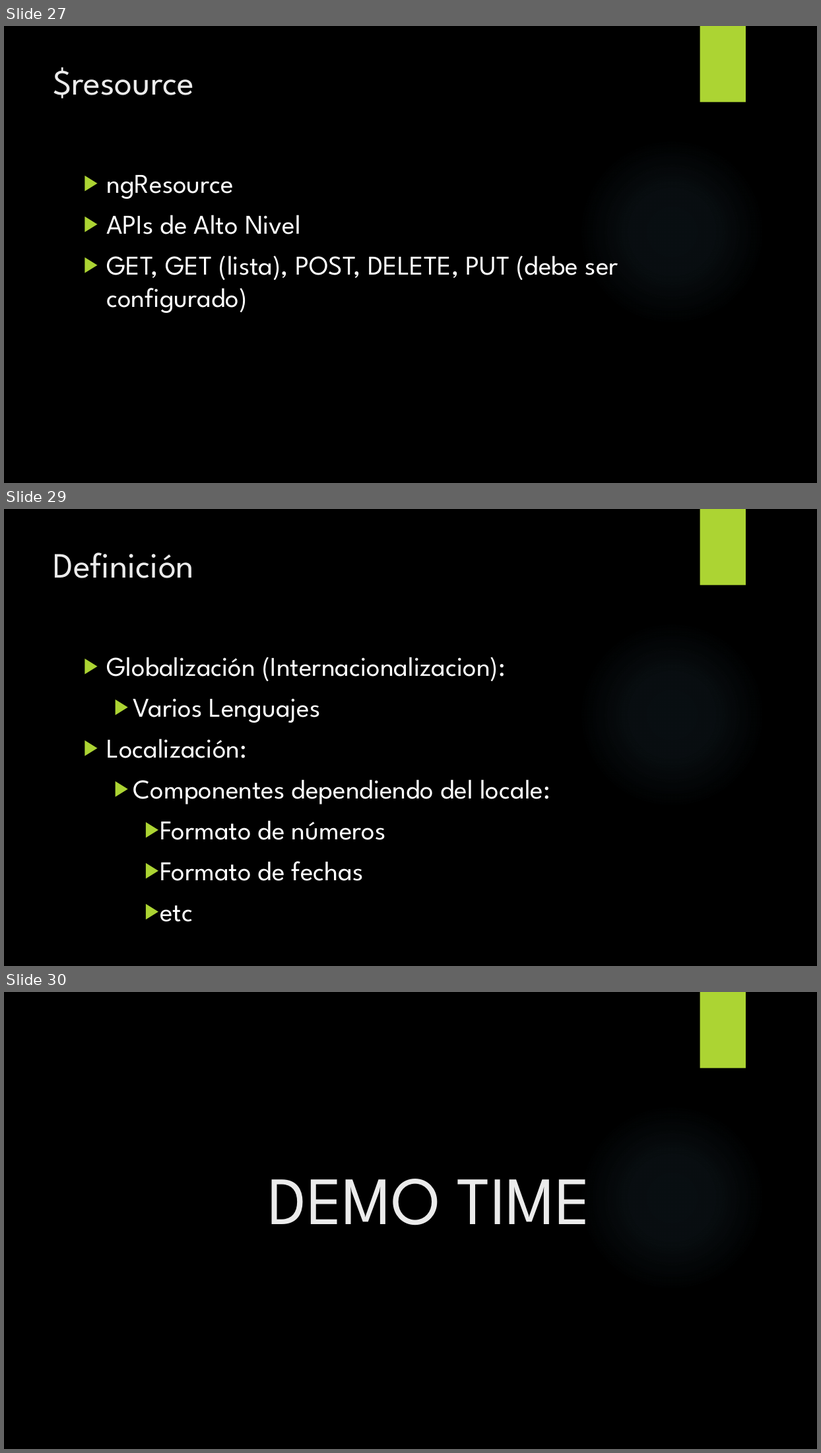
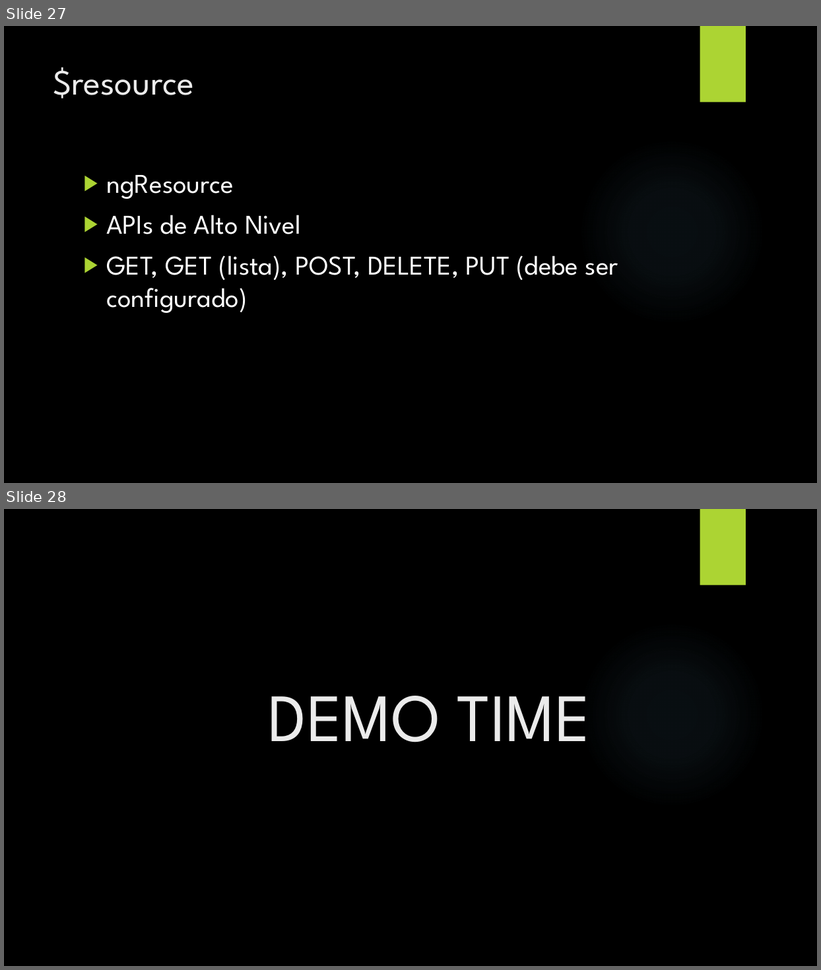
Before and after one commit to Rekeyea/AngularJSArkano, a slide deck: Capa de Presentación.pptx. Shown one above the other, each under a label of ours: slides 27, 29 and 30 before the commit, slides 27 and 28 after it; the slides between them are not shown. The pictures are 821x1453 and 821x970 pixels, drawn with LibreOffice and Linux fonts; fonts in the diff are those of the drawing; background and template pictures are left out. Boxes give left, top, right and bottom in pixels: in the first picture for what was removed or moved away, otherwise in the second. Text is boxed around its words. In the diff, an @@ line names an element or a change of style, - is before the commit and + after.

```diff
--- a/Capa de Presentación.pptx
+++ b/Capa de Presentación.pptx
@@ slide 29 removed at [4, 509, 817, 966], background picture (left out); not listed: 2 template elements that a slide beside it also shows @@
@@ title removed at [54, 553, 195, 578] @@
-Definición
@@ text removed at [106, 657, 550, 922] @@
-▶ Globalización (Internacionalizacion):
-  ▶ Varios Lenguajes
-▶ Localización:
-  ▶ Componentes dependiendo del locale:
-    ▶ Formato de números
-    ▶ Formato de fechas
-    ▶ etc
@@ what was slide 30 is now slide 28 @@
```
Also in this commit, not shown: 1 other slide removed.
